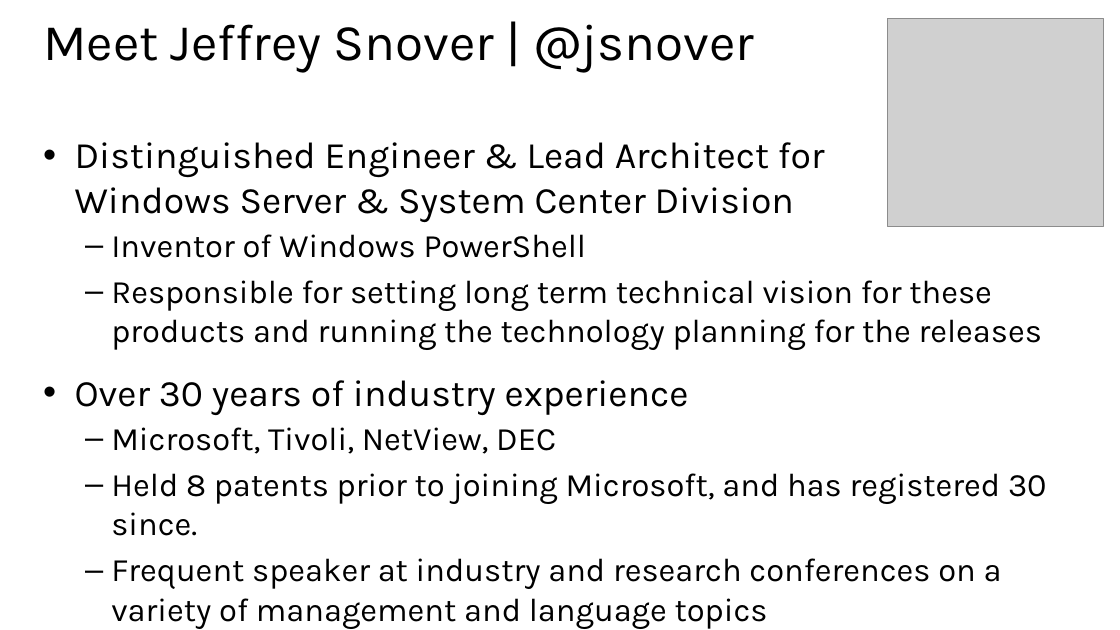
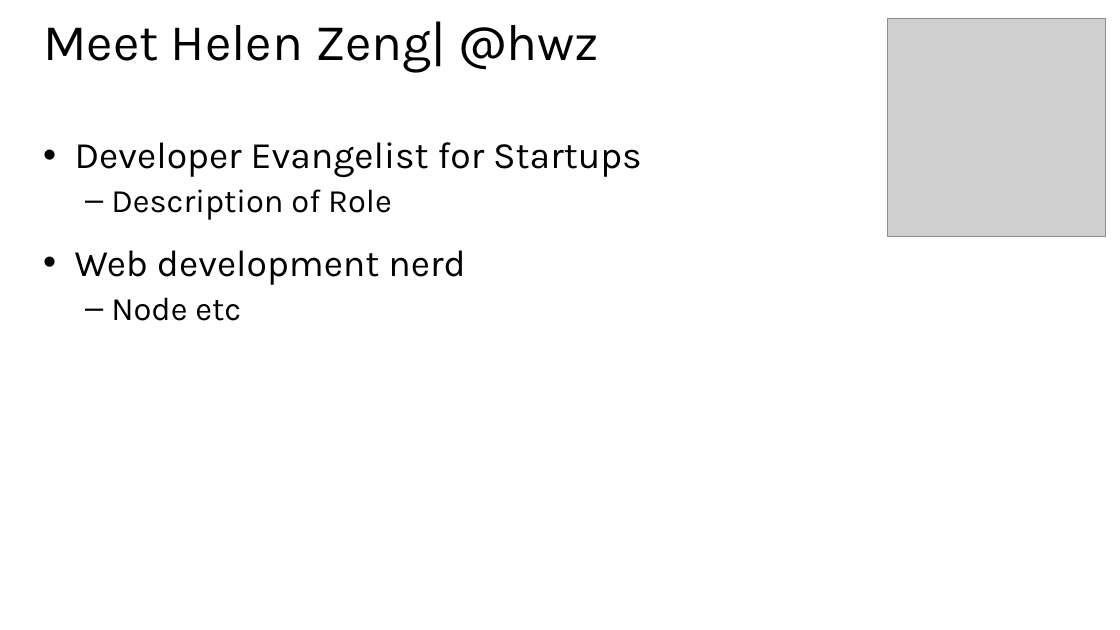
Before and after one commit to CharaD7/CSS-Style, a slide deck: slide 2 of Slides/Module 1 - Getting started with CSS.pptx. Drawn at 1120x630 pixels with LibreOffice and Linux fonts; fonts in the diff are those of the drawing; grey boxes stand for pictures. Boxes give left, top, right and bottom in pixels: in the first picture for what was removed or moved away, otherwise in the second. Text is boxed around its words. In the diff, an @@ line names an element or a change of style, - is before the commit and + after.

```diff
--- a/Slides/Module 1 - Getting started with CSS.pptx
+++ b/Slides/Module 1 - Getting started with CSS.pptx
@@ title at (x1=43, y1=21, x2=599, y2=72): text changed @@
-Meet Jeffrey Snover | @jsnover
+Meet Helen Zeng| @hwz
@@ picture added at (x1=887, y1=18, x2=1105, y2=236) @@
@@ text at (x1=75, y1=142, x2=642, y2=321): text changed; size 28 to 32 pt @@
-• Distinguished Engineer & Lead Architect for
-  Windows Server & System Center Division
-  – Inventor of Windows PowerShell
-  – Responsible for setting long term technical vision for these products and running the technology planning for the releases
-• Over 30 years of industry experience
-  – Microsoft, Tivoli, NetView, DEC
-  – Held 8 patents prior to joining Microsoft, and has registered 30 since.
-  – Frequent speaker at industry and research conferences on a variety of management and language topics
+• Developer Evangelist for Startups
+  – Description of Role
+• Web development nerd
+  – Node etc
```
Also in this commit, not shown: 3 other files.
